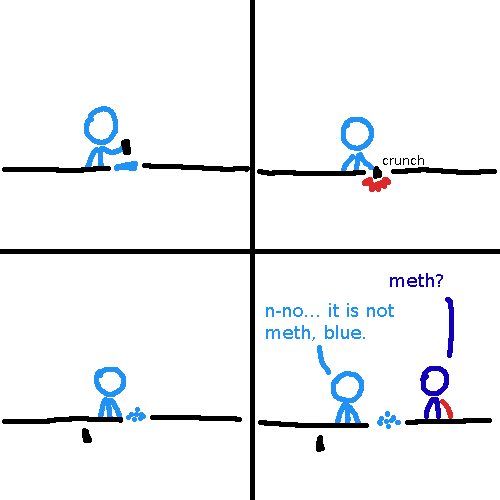
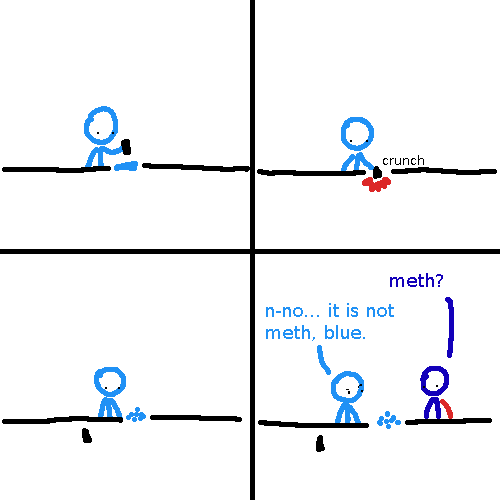
Before/after of a w=500, h=500 layered artwork. What changed in the layer stack:
painted on "Background" over [97, 132, 438, 394]
